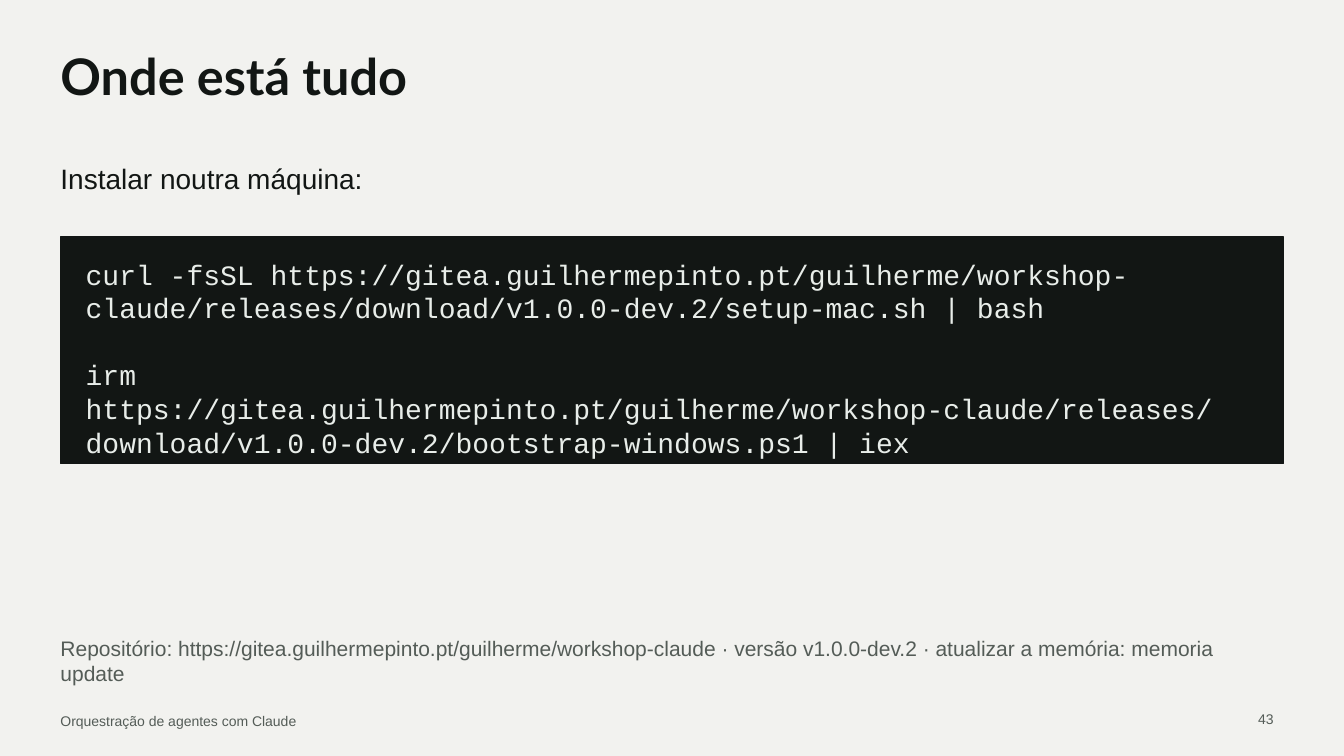
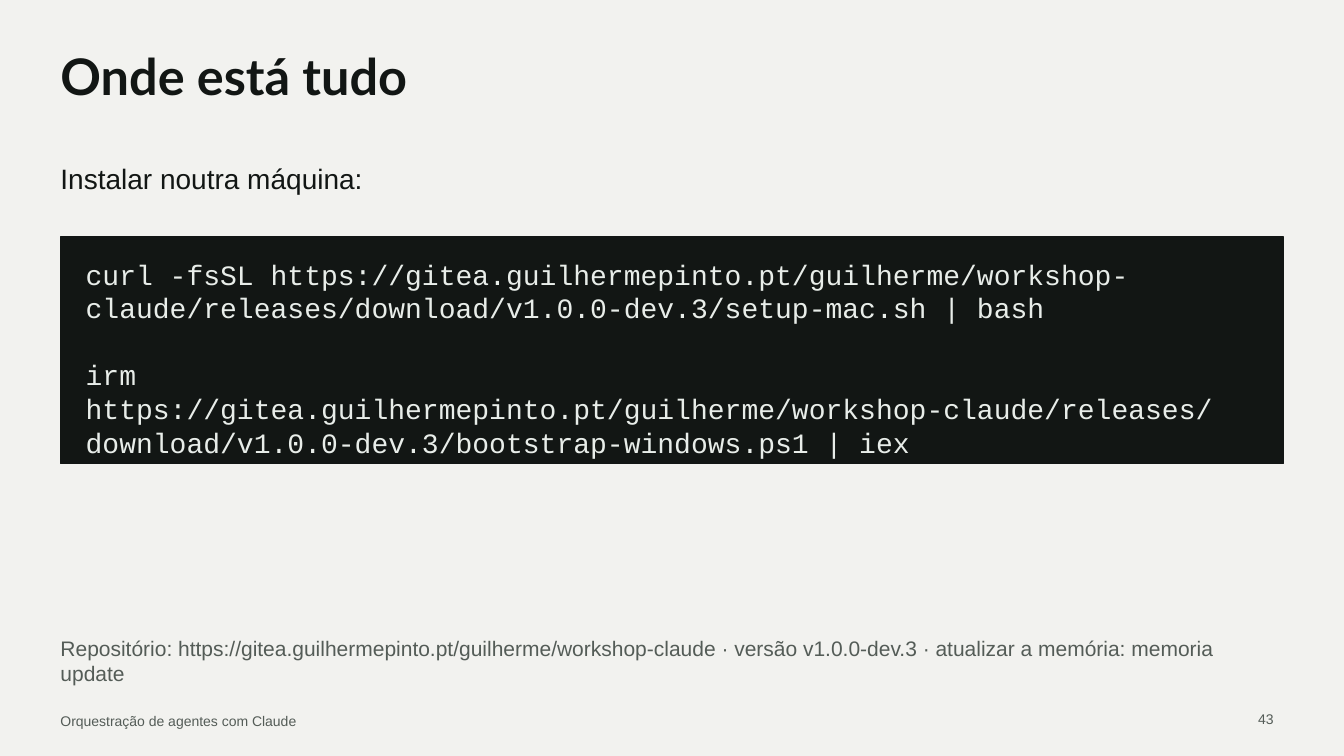
Before and after one commit to cx-guilherme-pinto/workshop-claude, a slide deck: slide 43 of slides/workshop.pptx. Drawn at 1344x756 pixels with LibreOffice and Linux fonts; fonts in the diff are those of the drawing. Boxes give left, top, right and bottom in pixels: in the first picture for what was removed or moved away, otherwise in the second. Text is boxed around its words. In the diff, an @@ line names an element or a change of style, - is before the commit and + after.

```diff
--- a/slides/workshop.pptx
+++ b/slides/workshop.pptx
@@ text at (86,265,1213,459): text changed @@
-curl -fsSL https://gitea.guilhermepinto.pt/guilherme/workshop-claude/releases/download/v1.0.0-dev.2/setup-mac.sh | bash
-irm https://gitea.guilhermepinto.pt/guilherme/workshop-claude/releases/download/v1.0.0-dev.2/bootstrap-windows.ps1 | iex
+curl -fsSL https://gitea.guilhermepinto.pt/guilherme/workshop-claude/releases/download/v1.0.0-dev.3/setup-mac.sh | bash
+irm https://gitea.guilhermepinto.pt/guilherme/workshop-claude/releases/download/v1.0.0-dev.3/bootstrap-windows.ps1 | iex
@@ text at (60,640,1213,685): text changed @@
-Repositório: https://gitea.guilhermepinto.pt/guilherme/workshop-claude · versão v1.0.0-dev.2 · atualizar a memória: memoria update
+Repositório: https://gitea.guilhermepinto.pt/guilherme/workshop-claude · versão v1.0.0-dev.3 · atualizar a memória: memoria update
```
Also in this commit, not shown: 10 other files.
